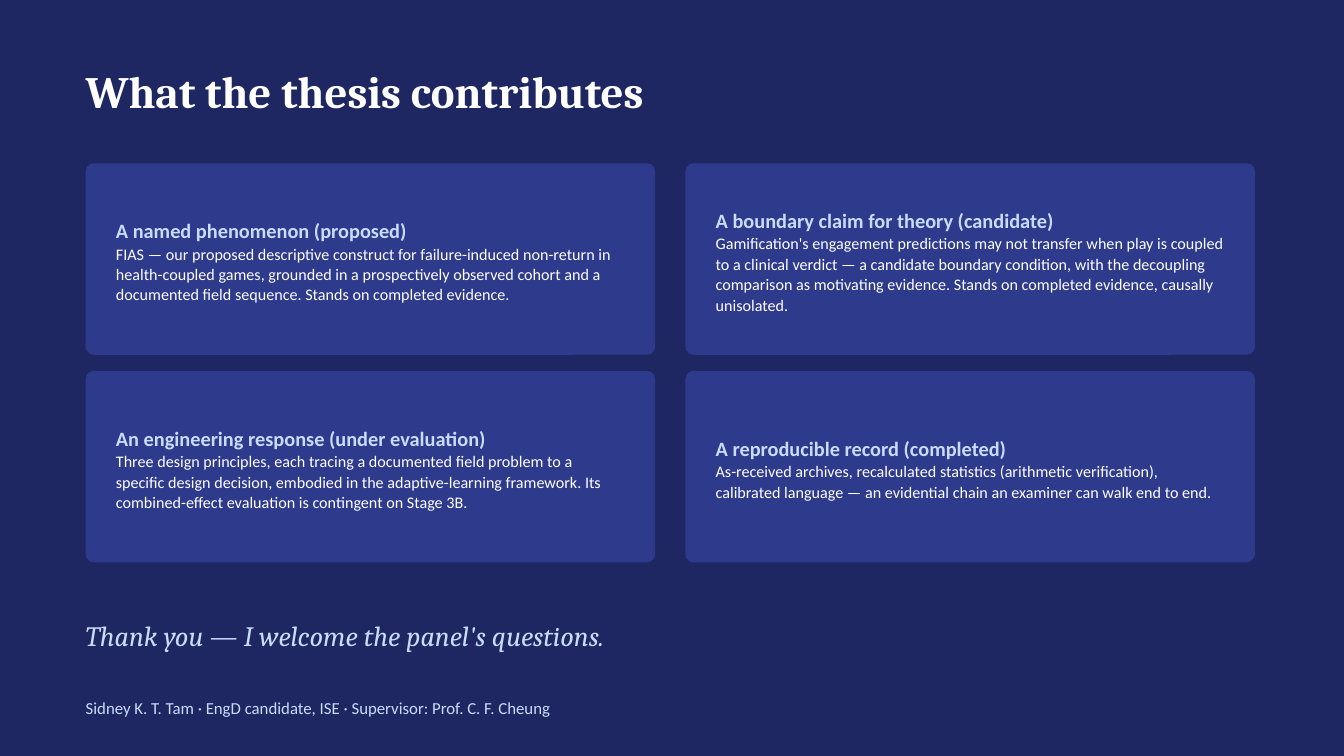
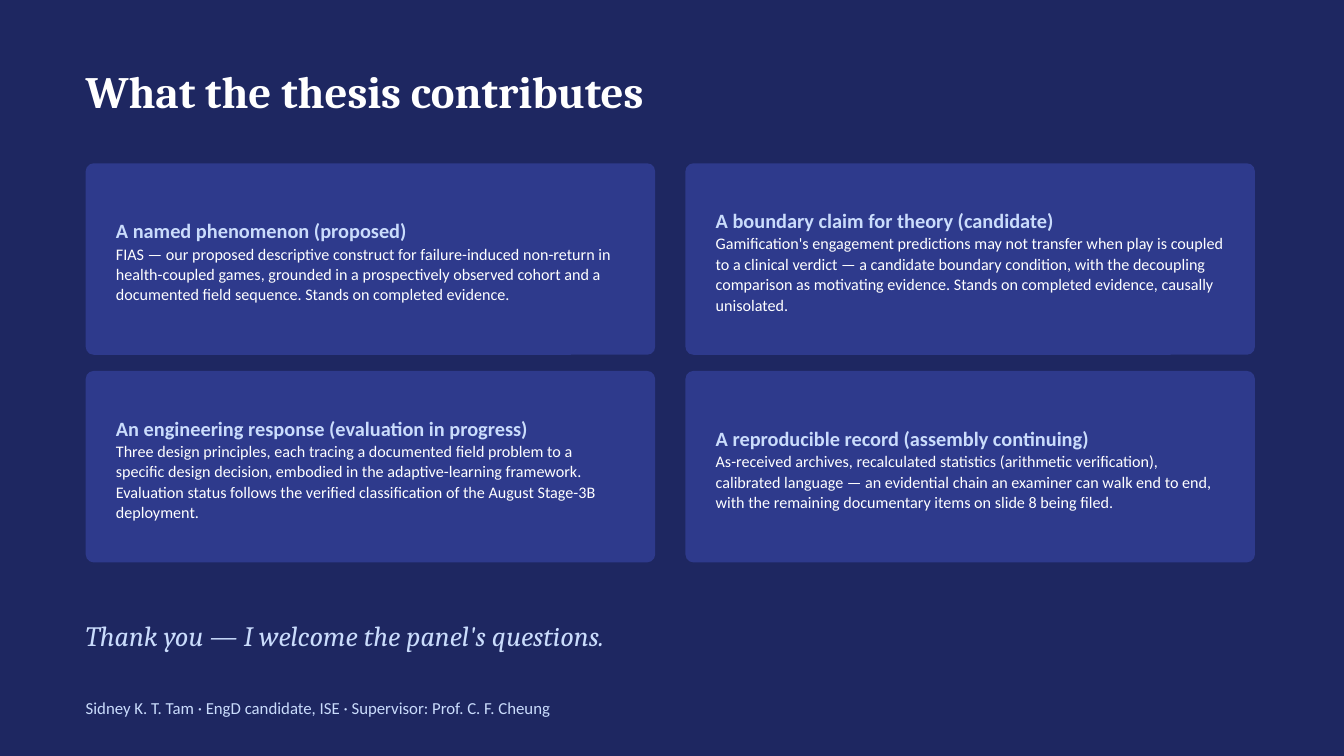
Before and after one commit to leicatam/gamification, a slide deck: slide 10 of docs/presentations/EngD_Update_8_Final_Review_September2026_revB.pptx. Drawn at 1344x756 pixels with LibreOffice and Linux fonts; fonts in the diff are those of the drawing. Boxes give left, top, right and bottom in pixels: in the first picture for what was removed or moved away, otherwise in the second. Text is boxed around its words. In the diff, an @@ line names an element or a change of style, - is before the commit and + after.

```diff
--- a/docs/presentations/EngD_Update_8_Final_Review_September2026_revB.pptx
+++ b/docs/presentations/EngD_Update_8_Final_Review_September2026_revB.pptx
@@ text at box(116, 421, 596, 521): text changed @@
-An engineering response (under evaluation)
-Three design principles, each tracing a documented field problem to a specific design decision, embodied in the adaptive-learning framework. Its combined-effect evaluation is contingent on Stage 3B.
+An engineering response (evaluation in progress)
+Three design principles, each tracing a documented field problem to a specific design decision, embodied in the adaptive-learning framework. Evaluation status follows the verified classification of the August Stage-3B deployment.
@@ text at box(716, 431, 1211, 511): text changed @@
-A reproducible record (completed)
-As-received archives, recalculated statistics (arithmetic verification), calibrated language — an evidential chain an examiner can walk end to end.
+A reproducible record (assembly continuing)
+As-received archives, recalculated statistics (arithmetic verification), calibrated language — an evidential chain an examiner can walk end to end, with the remaining documentary items on slide 8 being filed.
```
Also in this commit, not shown: 6 other slides changed, 2 other files.
